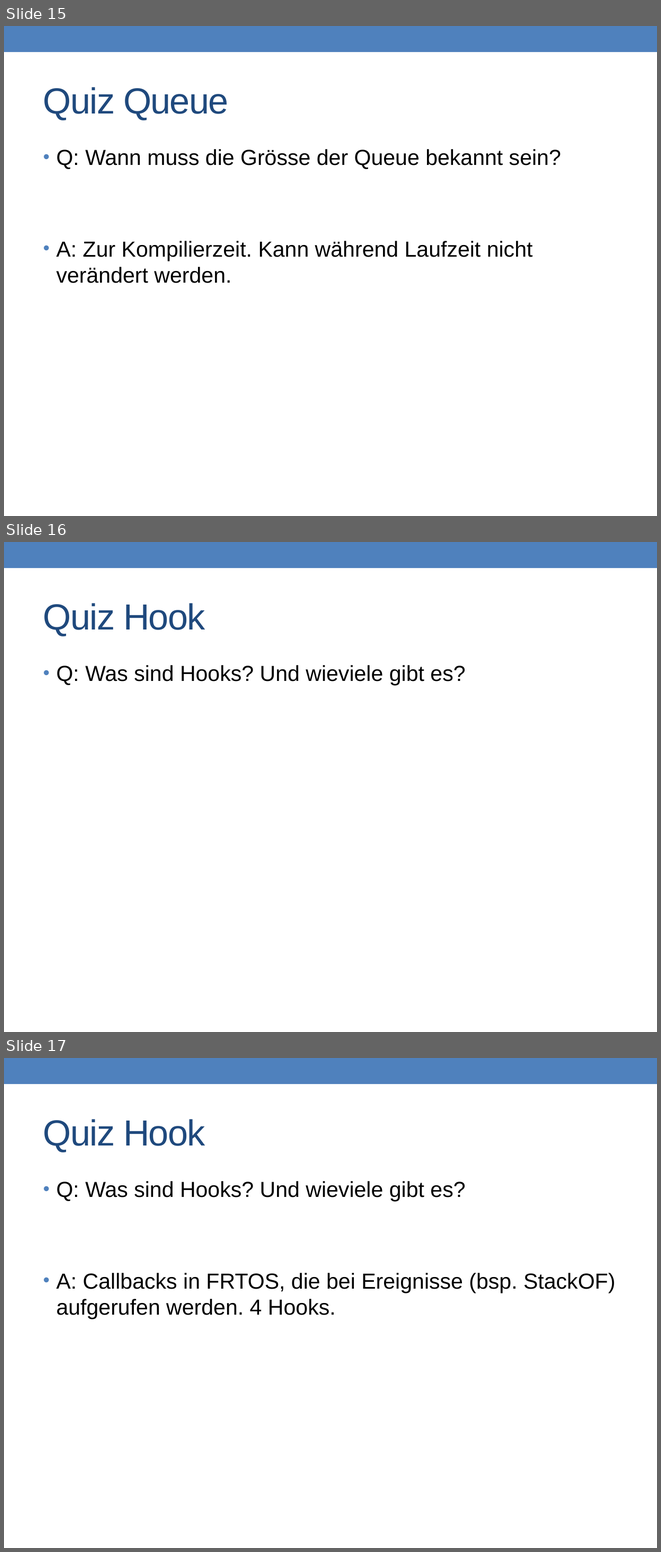
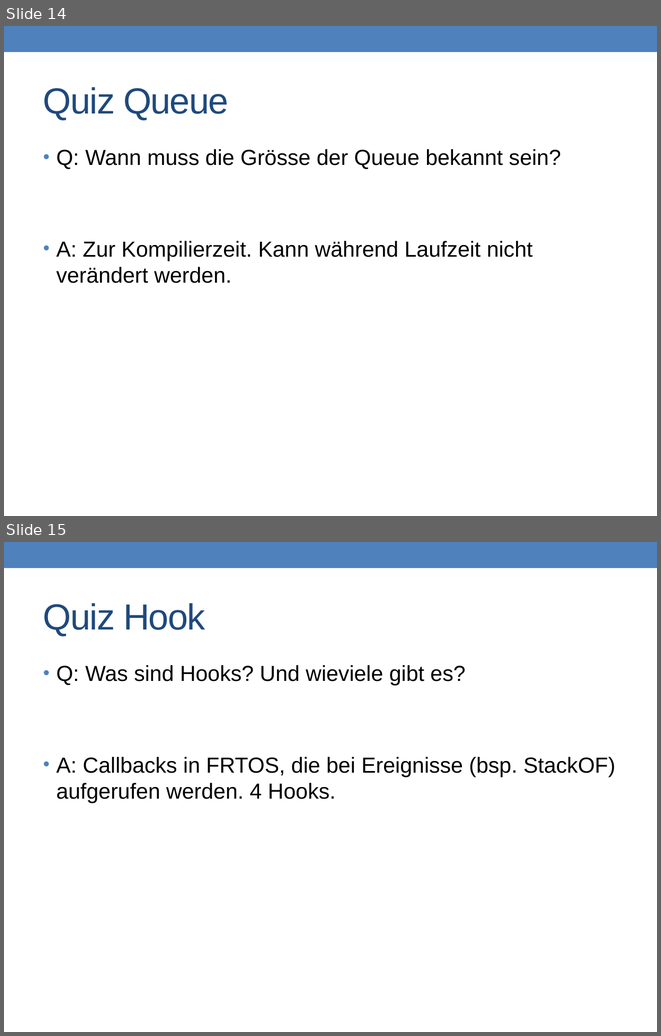
Before and after one commit to prg2lt1/robogit, a slide deck: Recap/ToroRecap.pptx. Shown one above the other, each under a label of ours: slides 15, 16 and 17 before the commit, slides 14 and 15 after it. The pictures are 661x1552 and 661x1036 pixels, drawn with LibreOffice and Linux fonts; fonts in the diff are those of the drawing. Boxes give left, top, right and bottom in pixels: in the first picture for what was removed or moved away, otherwise in the second. Text is boxed around its words. In the diff, an @@ line names an element or a change of style, - is before the commit and + after.

```diff
--- a/Recap/ToroRecap.pptx
+++ b/Recap/ToroRecap.pptx
@@ slide 16 removed at (4,542,657,1032), background #FFFFFF; not listed: 1 template element that a slide beside it also shows @@
@@ title removed at (43,603,205,636) @@
-Quiz Hook
@@ text removed at (56,665,465,686) @@
-• Q: Was sind Hooks? Und wieviele gibt es?
@@ what was slide 15 is now slide 14 @@
@@ what was slide 17 is now slide 15 @@
```
Also in this commit, not shown: 1 other slide removed.
